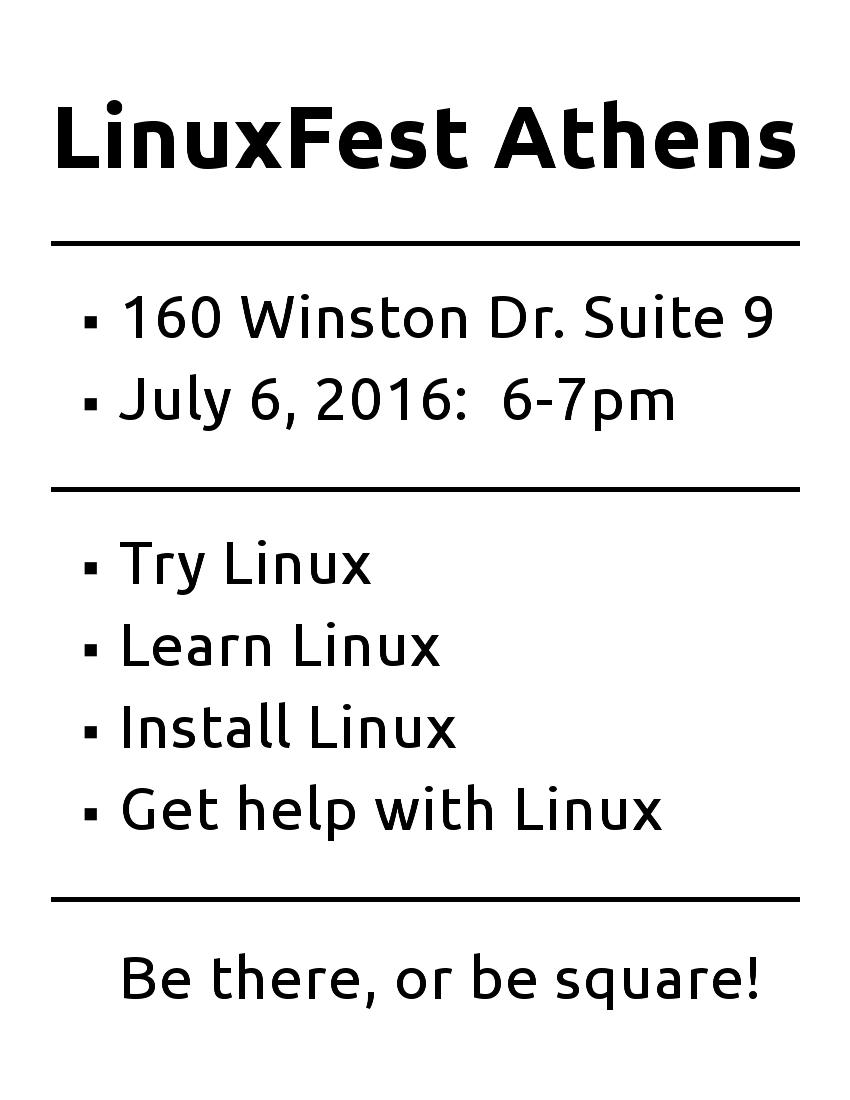
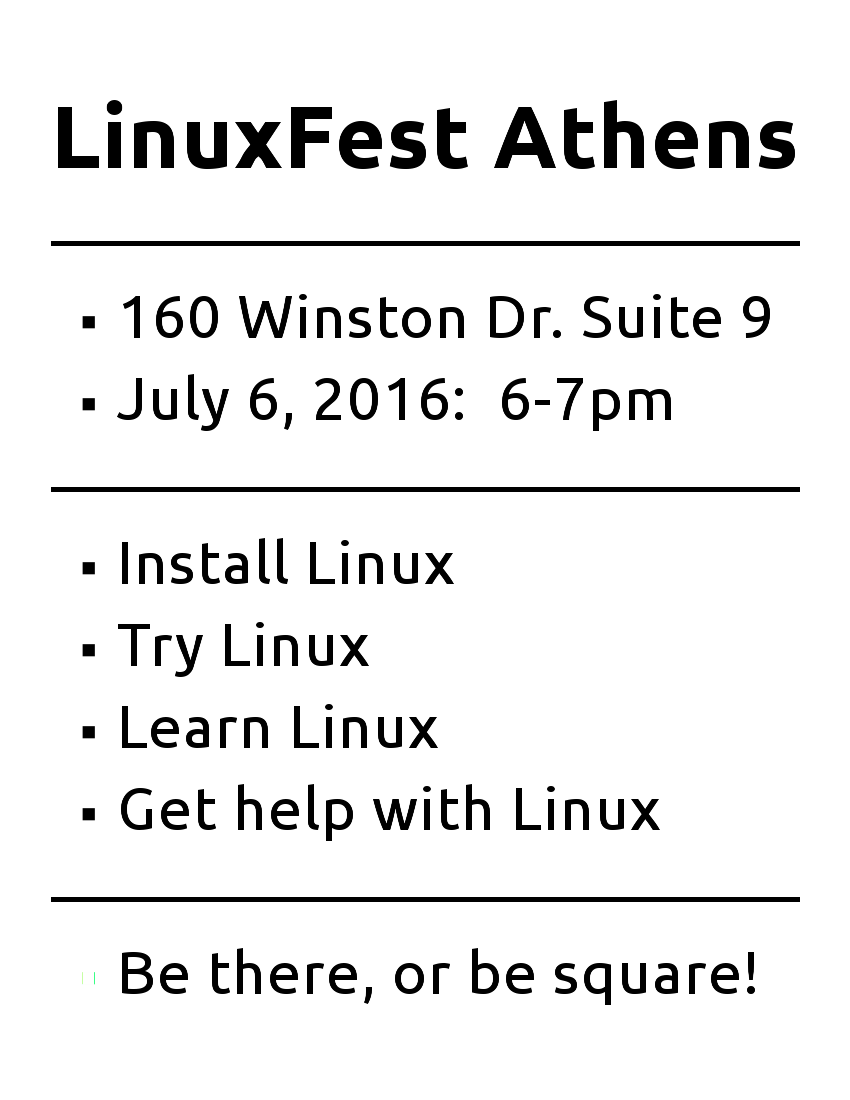
Two versions of the same layered image (850 × 1100). Layer-by-layer changes:
painted on "Body" over [82, 294, 772, 1005]
removed layer "Footer" from group "Text" over [124, 953, 757, 1010]
